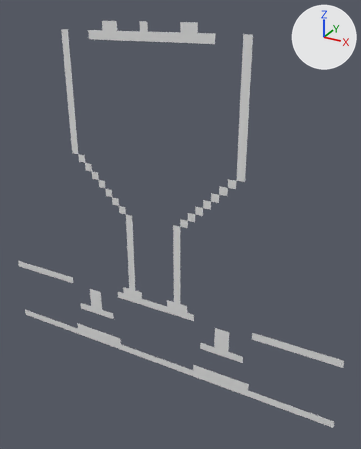
The OBJ model Assets/Tiled2Unity/Meshes/Level 2-4A.obj, before and after one commit.
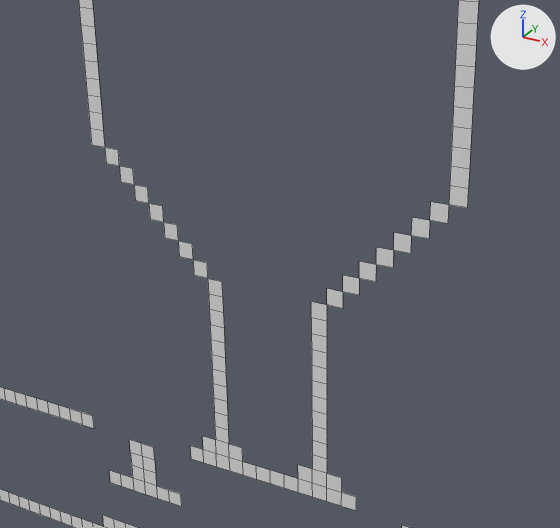
There are two pictures of each version: one whole from a 50 mm lens placed at (5.8, -48.7, -28.4), pointed at (-21.7, 1.4, -53.4), one close up on the part from 8% to 80% of the width and 19% to 73% of the height. Lighting does not change. The marker at upper right points along +X, +Y and +Z. The close-ups show mesh edges as thin lines. Where no turn or scale is listed for an object, it has been applied to the vertices.

Objects in the first close-up: 'Level 2-4A'.
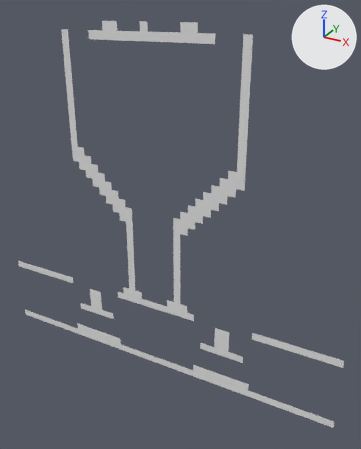
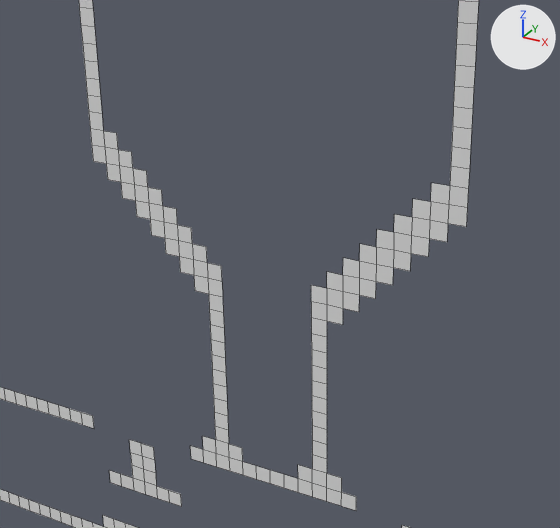
Location of each change, [x1, y1, x2, y2] in pixels of the close-ups (560 x 528 px):
part 1 of me_level_2_4a, added: after [92, 131, 467, 325]

Diff of the bpy script that builds the scene:
```diff
--- a/Assets/Tiled2Unity/Meshes/Level 2-4A.obj.py
+++ b/Assets/Tiled2Unity/Meshes/Level 2-4A.obj.py
@@ me_level_2_4a @@
 # used by ob_level_2_4a; location = (0.0, 0.0, 0.0)
-me_level_2_4a.from_pydata(...)  # 438 vertices, 217 faces; spans x -50.0..0.0, y 0.0, z -75.0..-30.0
+me_level_2_4a.from_pydata(...)  # 470 vertices, 249 faces; spans x -50.0..0.0, y 0.0, z -75.0..-30.0
+# me_level_2_4a part 1
+# 16 new vertices lie (-1.0, 0.0, 0.0) away from vertices in x -36.0..-14.0, y 0.0, z -54.0..-45.0
+# 16 new vertices lie (1.0, 0.0, 0.0) away from vertices in x -36.0..-14.0, y 0.0, z -54.0..-45.0
+# 32 new faces join them
```
